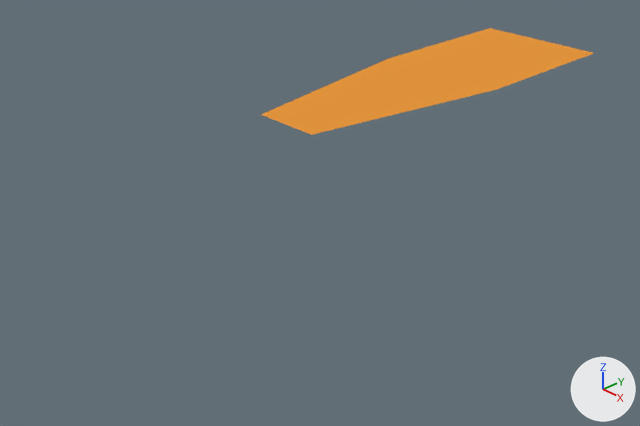
One commit to the Blender file assets/tick.blend: the scene before it, then after it.
Before and after are seen from a 50 mm lens placed at (0.724, -0.272, 0.571), pointed at (-0.246, 0.647, -0.104). The lights are fixed; the arrows at lower right show +X, +Y and +Z. Text is drawn in Blender's own font.

The first picture shows 'Text'.
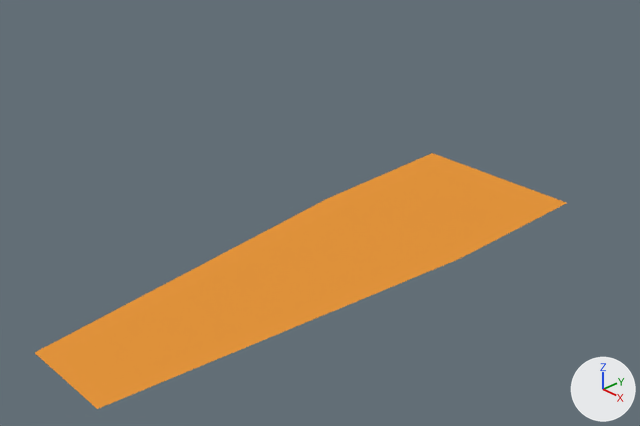
What differs and where, as boxes (x1, y1, x2, y2) in the pictures (640 x 426 px):
'Text', reshaped (59% wider, 138% taller): before (261, 28, 594, 135); after (35, 153, 566, 409)

Edits to the bpy script that builds the scene:
```text
Add me_cutext:
    me_cutext.from_pydata([(-0.0227, 0.1059, 0.0), (-0.0236, 0.1531, 0.0), (0.0236, 0.1531, 0.0), (0.0227, 0.1059, 0.0), (0.012, 0.0094, 0.0), (-0.012, 0.0094, 0.0)], [], [(0, 2, 1), (0, 3, 2), (5, 3, 0), (5, 4, 3)])
    me_cutext.materials.append(mat_material_001)  # orange #e7973d
Change ob_text:
    ob_text: bpy.data.objects.new('Text', txt_text) -> bpy.data.objects.new('Text', me_cutext)
```
